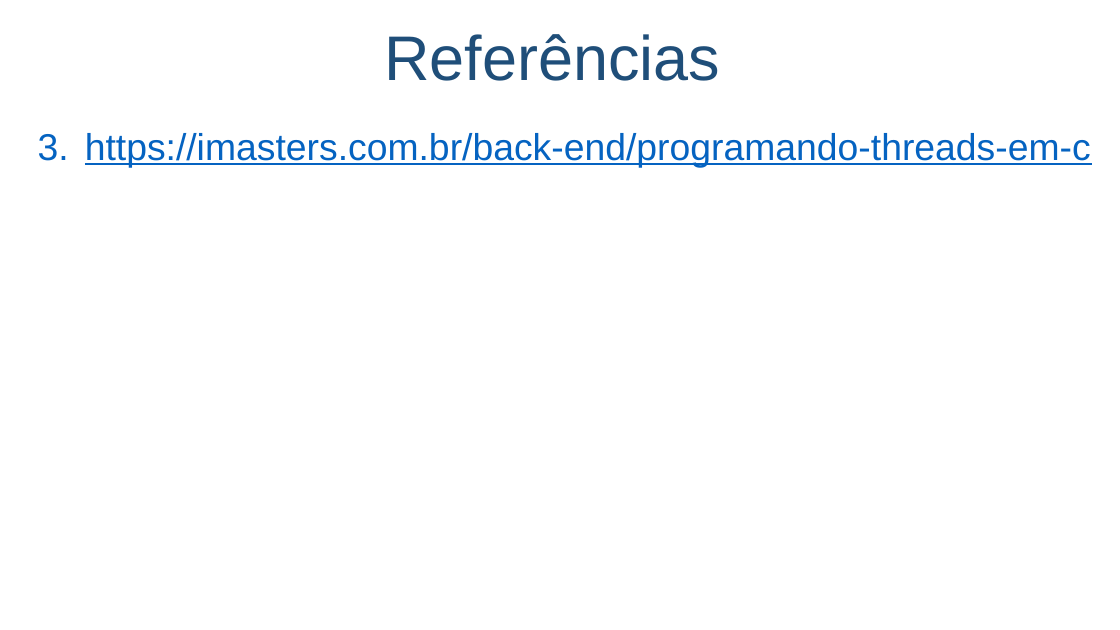
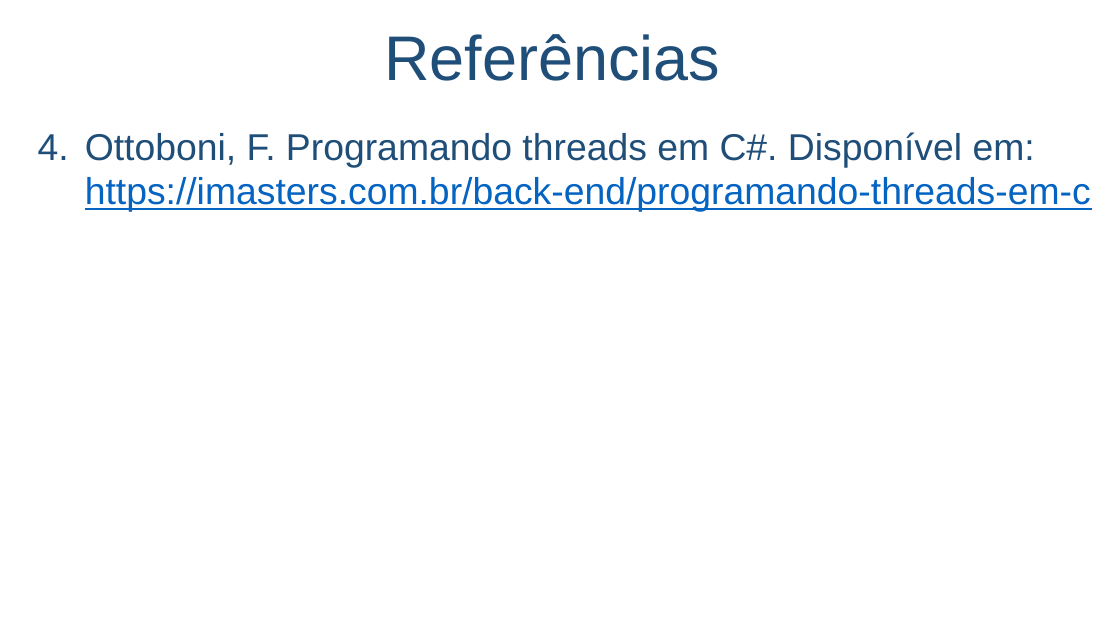
Before and after one commit to salmo-jr/public-slides, a slide deck: slide 10 of plataformas.pptx. Drawn at 1120x630 pixels with LibreOffice and Linux fonts; fonts in the diff are those of the drawing; background and template pictures are left out. Boxes give left, top, right and bottom in pixels: in the first picture for what was removed or moved away, otherwise in the second. Text is boxed around its words. In the diff, an @@ line names an element or a change of style, - is before the commit and + after.

```diff
--- a/plataformas.pptx
+++ b/plataformas.pptx
@@ text at [85, 132, 1091, 212]: text changed @@
-3. https://imasters.com.br/back-end/programando-threads-em-c
+4. Ottoboni, F. Programando threads em C#. Disponível em: https://imasters.com.br/back-end/programando-threads-em-c
```
Also in this commit, not shown: 2 other slides changed.
